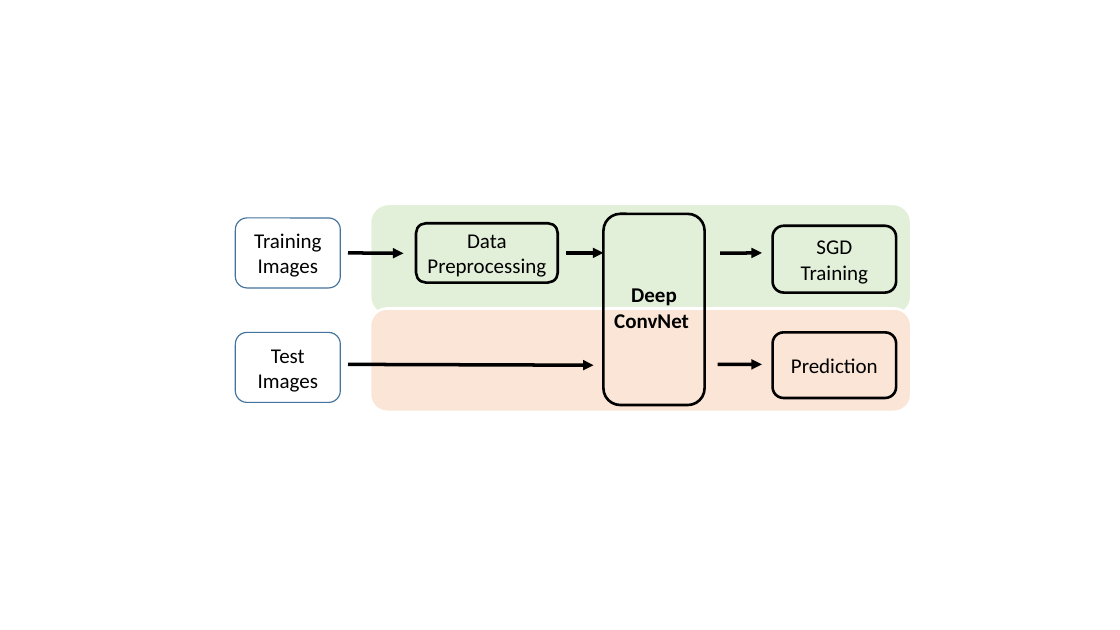
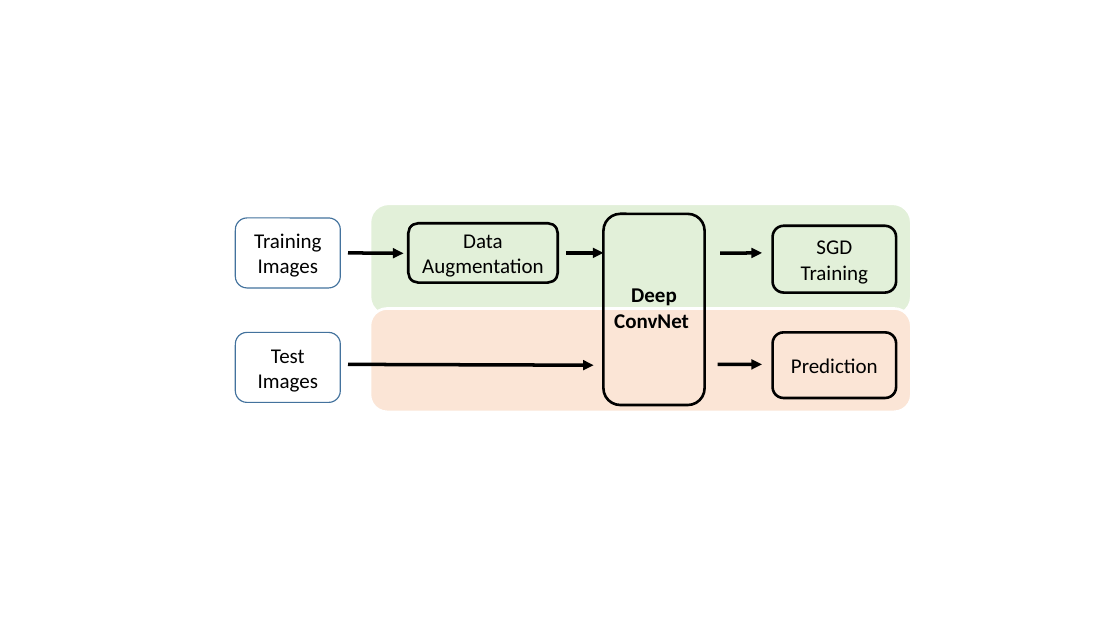
Before and after one commit to zengxiao1028/CSE902_Project_17Spring, a slide deck: slide 3 of proposal/fig/pptx/fig.pptx. Drawn at 1120x630 pixels with LibreOffice and Linux fonts; fonts in the diff are those of the drawing. Boxes give left, top, right and bottom in pixels: in the first picture for what was removed or moved away, otherwise in the second. Text is boxed around its words. In the diff, an @@ line names an element or a change of style, - is before the commit and + after.

```diff
--- a/proposal/fig/pptx/fig.pptx
+++ b/proposal/fig/pptx/fig.pptx
@@ rounded rectangle "Data Augmentation": place and size @@
-rounded rectangle "Data Augmentation" at [416, 223, 558, 283]
+rounded rectangle "Data Augmentation" at [408, 223, 558, 283]
@@ text in rounded rectangle at [422, 234, 543, 277]: text changed @@
-Data Preprocessing
+Data Augmentation
```
Also in this commit, not shown: 2 other files.
